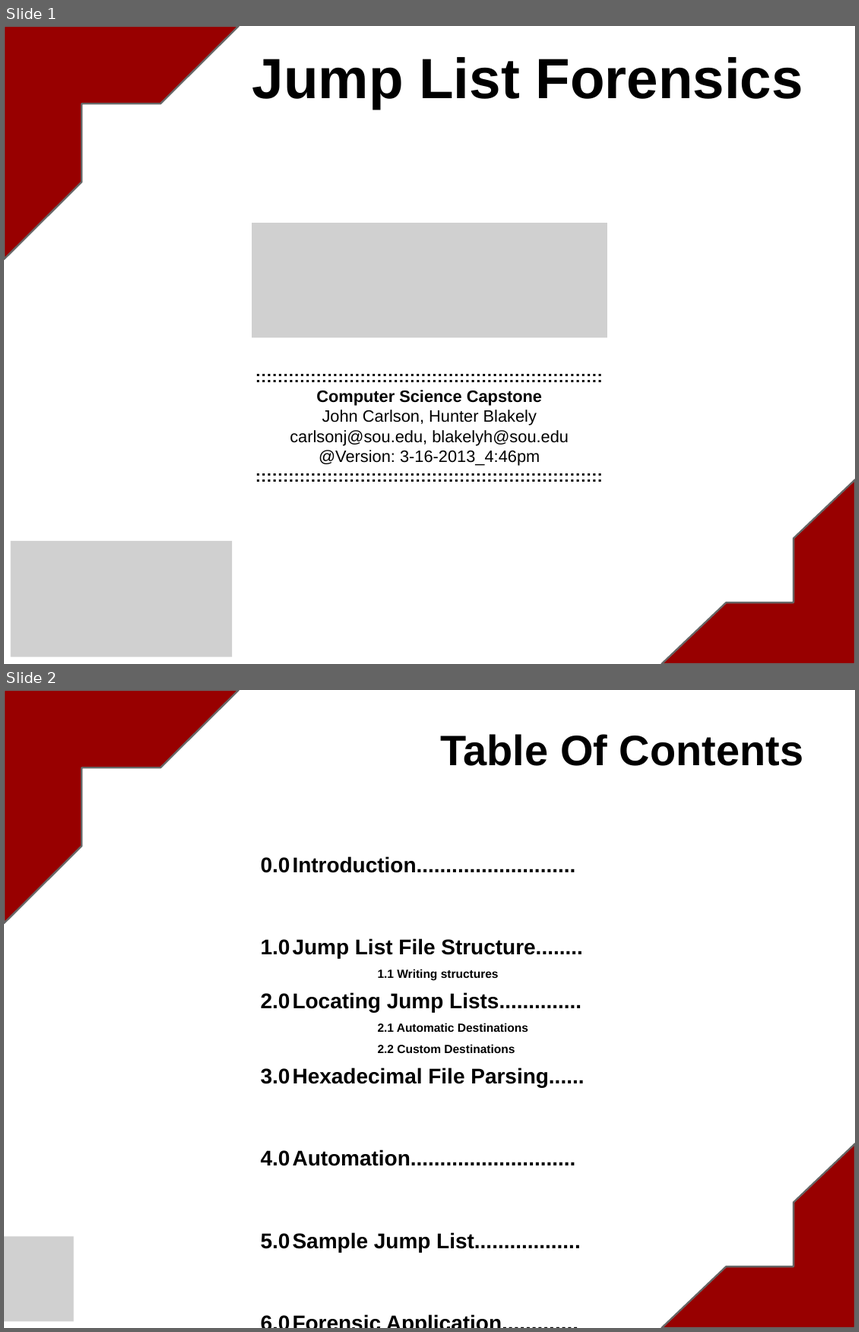
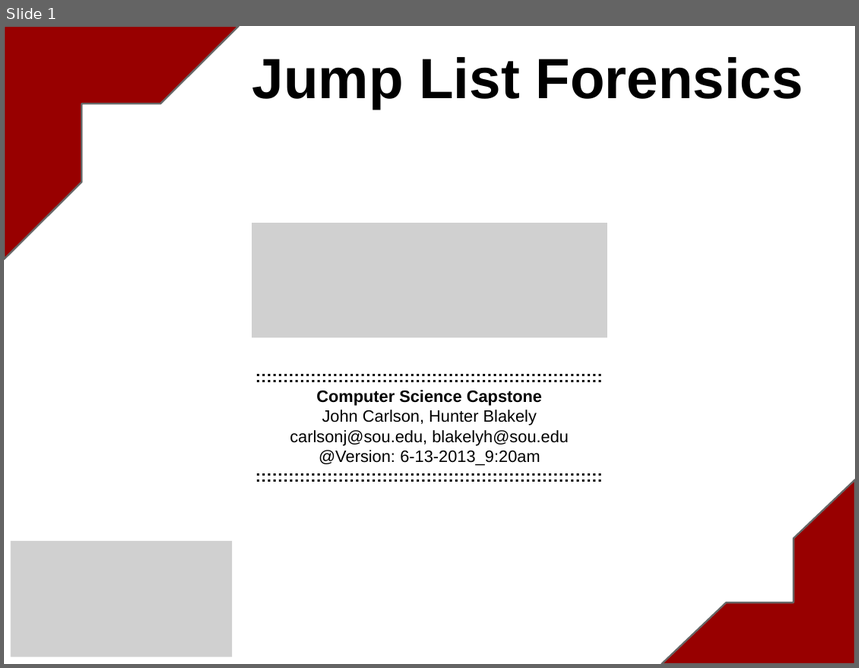
Before and after one commit to blakelyh/Jumplist, a slide deck: doc/project/WindowsJumpLists.pptx. Shown one above the other, each under a label of ours: slides 1 and 2 before the commit, slide 1 after it. The pictures are 859x1332 and 859x668 pixels, drawn with LibreOffice and Linux fonts; fonts in the diff are those of the drawing; grey boxes stand for pictures. Boxes give left, top, right and bottom in pixels: in the first picture for what was removed or moved away, otherwise in the second. Text is boxed around its words. In the diff, an @@ line names an element or a change of style, - is before the commit and + after.

```diff
--- a/doc/project/WindowsJumpLists.pptx
+++ b/doc/project/WindowsJumpLists.pptx
@@ slide 2 removed at [4, 690, 855, 1328], background #FFFFFF @@
@@ half frame removed at [4, 690, 239, 923] @@
@@ title removed at [441, 734, 804, 766] @@
-Table Of Contents
@@ text removed at [261, 856, 584, 1252] @@
-0.0 Introduction...........................
-1.0 Jump List File Structure........
-1.1 Writing structures
-2.0 Locating Jump Lists..............
-2.1 Automatic Destinations
-2.2 Custom Destinations
-3.0 Hexadecimal File Parsing......
-4.0 Automation............................
-5.0 Sample Jump List..................
-6.0 Forensic Application.............
@@ half frame removed at [662, 1144, 855, 1328] @@
@@ picture removed at [4, 1236, 74, 1322] @@
@@ slide 1 changed as well @@
@@ text at [319, 450, 540, 465]: text changed @@
-@Version: 3-16-2013_4:46pm
+@Version: 6-13-2013_9:20am
```
Also in this commit, not shown: 6 other slides changed, 4 slides added, 4 other slides removed.
